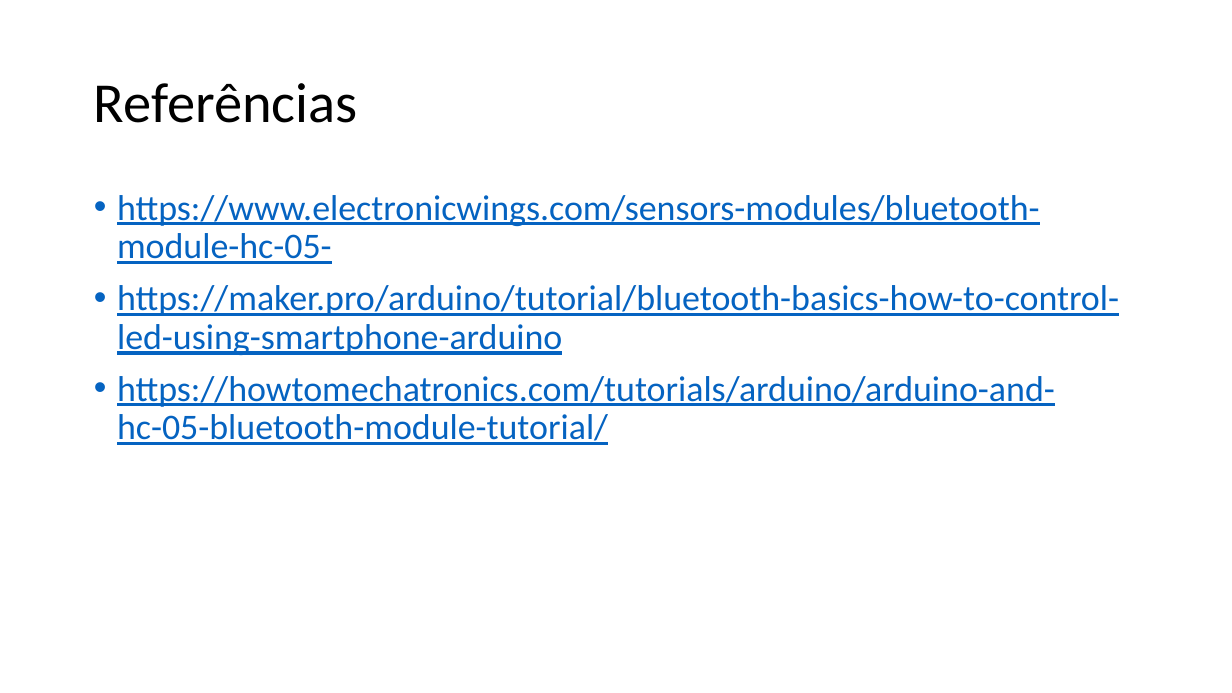
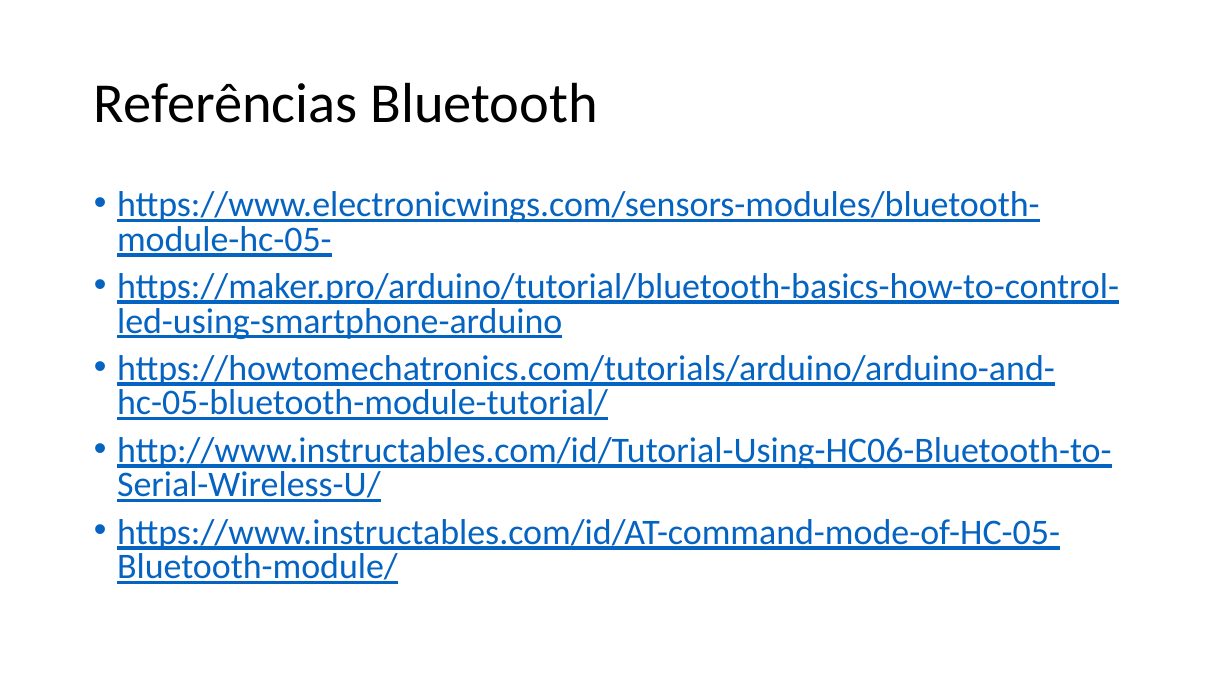
Before and after one commit to salmo-jr/public-slides, a slide deck: slide 33 of arduino-bluetooth.pptx (slide 16 before the commit). Drawn at 1232x693 pixels with LibreOffice and Linux fonts; fonts in the diff are those of the drawing. Boxes give left, top, right and bottom in pixels: in the first picture for what was removed or moved away, otherwise in the second. Text is boxed around its words. In the diff, an @@ line names an element or a change of style, - is before the commit and + after.

```diff
--- a/arduino-bluetooth.pptx
+++ b/arduino-bluetooth.pptx
@@ title at (94, 82, 597, 123): text changed @@
-Referências
+Referências Bluetooth
@@ text at (117, 191, 1119, 420): line spacing 0.9 to 0.8 @@
@@ text at (117, 437, 1112, 584): paragraphs added @@
+• http://www.instructables.com/id/Tutorial-Using-HC06-Bluetooth-to-Serial-Wireless-U/
+• https://www.instructables.com/id/AT-command-mode-of-HC-05-Bluetooth-module/
```
Also in this commit, not shown: 7 other slides changed, 19 slides added, 1 slide removed, 5 other files.
